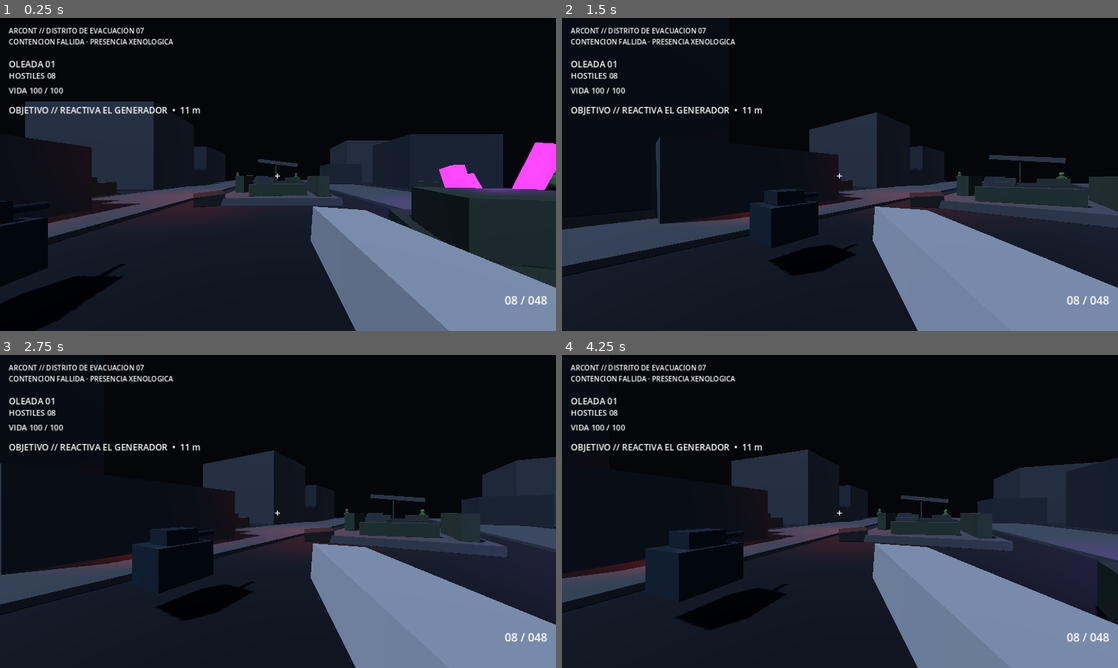
Above: before the commit, frames 1-4 (two rows, left to right).
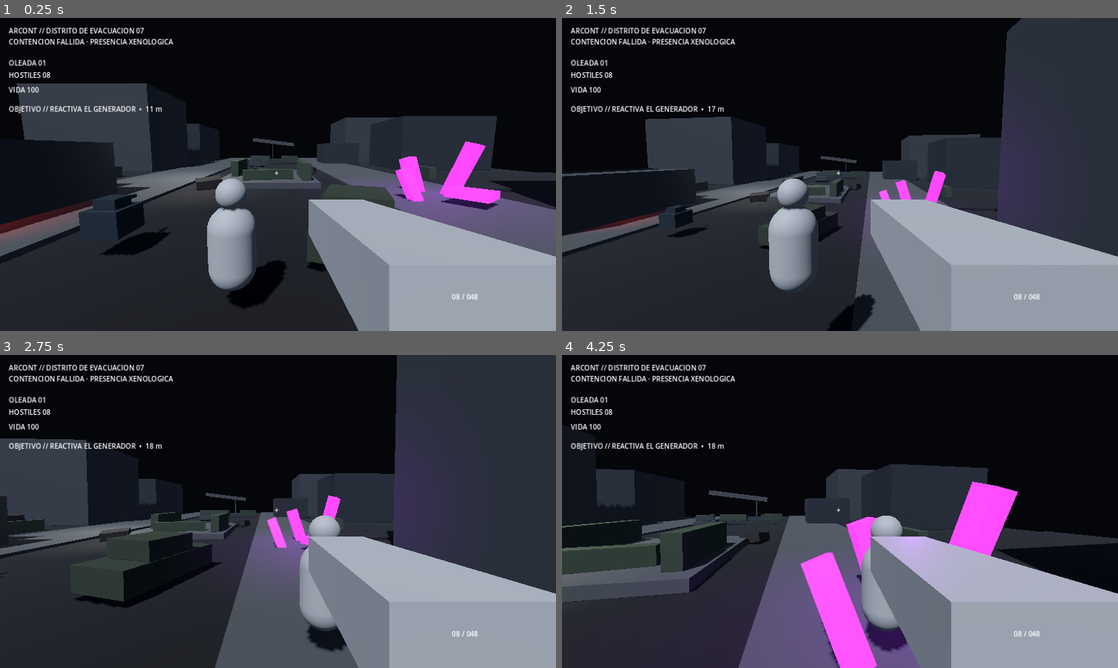
Above: after the commit, the same moments.

Repository: heliossamuelhernandezreyes/Arcont
Game: Godot game, scene res://scenes/main.tscn
The game is run twice, just before and just after one commit, with the same random seed, the same clock (stepped at 60 frames per second) and the same inputs.
Inputs (mouse positions are in pixels of both pictures, inside the frame that each line leads up to):
- Up to frame 1 (0.25 s): no input
- Up to frame 2 (1.5 s): tap Enter at 0.5 s; move the mouse to (962, 158) at 0.52 s; hold D (move_right) 0.53-1.28 s; hold Shift (sprint) 0.53-1.28 s; click (962, 158) at 0.67 s; tap Space (jump) at 0.77 s; move the mouse to (812, 174) at 1.27 s; hold W (move_forward) from 1.28 s (still down); tap C at 1.35 s
- Up to frame 3 (2.75 s): keep holding W (move_forward); tap Space (jump) at 1.52 s; move the mouse to (289, 505) at 2.02 s; tap Q at 2.1 s
- Up to frame 4 (4.25 s): keep holding W (move_forward); move the mouse to (834, 517) at 2.77 s; tap Shift (sprint) at 2.85 s; click (834, 517) at 2.92 s; tap Space (jump) at 3.02, 3.77 s; move the mouse to (878, 514) at 3.52 s; tap C at 3.6 s

The runs differ from the first frame. In frame 1, 39% of the frame differs, in the area x 0-100%, y 13-100%; in frame 2, 43%; in frame 3, 51%, in the area x 0-100%, y 0-100%; in frame 4, 49%.
Error before the commit: Invalid access to property or key 'rotation' on a base object of type 'null instance'. (res://scripts/player.gd:43)
Error after the commit: Invalid access to property or key 'position' on a base object of type 'null instance'. (res://scripts/combat_feedback.gd:26)

Commit message:
feat: third-person shoulder camera and visible operator

Diff:
--- a/scenes/main.tscn
+++ b/scenes/main.tscn
@@ -13,10 +13,14 @@
 [sub_resource type="CapsuleShape3D" id="PlayerShape"]
 radius = 0.4
 height = 1.8
-
+[sub_resource type="CapsuleMesh" id="BodyMesh"]
+radius = 0.38
+height = 1.35
+[sub_resource type="SphereMesh" id="HeadMesh"]
+radius = 0.24
+height = 0.48
 [sub_resource type="BoxMesh" id="GunMesh"]
 size = Vector3(0.28, 0.18, 0.82)
-
 [sub_resource type="Environment" id="Env"]
 background_mode = 1
 background_color = Color(0.018, 0.025, 0.038, 1)
@@ -27,70 +31,65 @@
 fog_light_color = Color(0.15, 0.18, 0.24, 1)
 fog_light_energy = 0.55
 fog_density = 0.012
-fog_height = 0.0
-fog_height_density = 0.06
 
 [node name="Main" type="Node3D"]
 script = ExtResource("2_main")
-
 [node name="PerformanceBudget" type="Node" parent="."]
 script = ExtResource("5_budget")
-
 [node name="CombatFeedback" type="Node" parent="."]
 script = ExtResource("6_feedback")
-
 [node name="UrbanDistrict" type="Node3D" parent="."]
 script = ExtResource("7_environment")
-
 [node name="MissionDirector" type="Node" parent="."]
 script = ExtResource("8_mission")
-
 [node name="WorldEnvironment" type="WorldEnvironment" parent="."]
 environment = SubResource("Env")
-
 [node name="MoonLight" type="DirectionalLight3D" parent="."]
 rotation_degrees = Vector3(-52, -28, 0)
-light_color = Color(0.66, 0.74, 0.88, 1)
 light_energy = 1.05
 shadow_enabled = true
-directional_shadow_max_distance = 55.0
-
 [node name="EmergencyLight" type="OmniLight3D" parent="."]
-position = Vector3(-6.0, 3.5, 5.0)
-light_color = Color(1, 0.12, 0.07, 1)
+position = Vector3(-6,3.5,5)
 light_energy = 1.8
 omni_range = 10.0
-shadow_enabled = false
-
 [node name="Enemies" type="Node3D" parent="."]
-
 [node name="CompanionRobot" parent="." instance=ExtResource("9_robot")]
-position = Vector3(-3.4, 0.2, 17.0)
+position = Vector3(-3.4,0.2,17)
 
 [node name="Player" type="CharacterBody3D" parent="." groups=["player"]]
-position = Vector3(0, 1.05, 19)
+position = Vector3(0,1.05,19)
 script = ExtResource("1_player")
 [node name="Collision" type="CollisionShape3D" parent="Player"]
 shape = SubResource("PlayerShape")
-[node name="Head" type="Node3D" parent="Player"]
-position = Vector3(0, 0.65, 0)
-[node name="Camera3D" type="Camera3D" parent="Player/Head"]
+[node name="BodyVisual" type="Node3D" parent="Player"]
+[node name="Torso" type="MeshInstance3D" parent="Player/BodyVisual"]
+position = Vector3(0,0.15,0)
+mesh = SubResource("BodyMesh")
+[node name="HeadMesh" type="MeshInstance3D" parent="Player/BodyVisual"]
+position = Vector3(0,1.0,0)
+mesh = SubResource("HeadMesh")
+[node name="CoverProbe" type="RayCast3D" parent="Player"]
+position = Vector3(0,0.35,0)
+target_position = Vector3(0,0,-1.0)
+enabled = true
+[node name="CameraRig" type="Node3D" parent="Player"]
+position = Vector3(0,0.75,0)
+[node name="Camera3D" type="Camera3D" parent="Player/CameraRig"]
+position = Vector3(0.72,0.55,3.35)
 current = true
-fov = 78.0
-[node name="Gun" type="MeshInstance3D" parent="Player/Head/Camera3D"]
-position = Vector3(0.32, -0.27, -0.62)
-rotation_degrees = Vector3(0, 0, -4)
+fov = 72.0
+[node name="Gun" type="MeshInstance3D" parent="Player/CameraRig/Camera3D"]
+position = Vector3(0.30,-0.22,-0.72)
 mesh = SubResource("GunMesh")
-[node name="MuzzleFlash" type="OmniLight3D" parent="Player/Head/Camera3D"]
-position = Vector3(0.32, -0.24, -1.04)
+[node name="MuzzleFlash" type="OmniLight3D" parent="Player/CameraRig/Camera3D"]
+position = Vector3(0.30,-0.20,-1.10)
 omni_range = 3.0
 light_energy = 3.4
-shadow_enabled = false
 visible = false
-[node name="RayCast3D" type="RayCast3D" parent="Player/Head/Camera3D"]
-target_position = Vector3(0, 0, -100)
+[node name="RayCast3D" type="RayCast3D" parent="Player/CameraRig/Camera3D"]
+target_position = Vector3(0,0,-100)
 enabled = true
-[node name="Weapon" type="Node" parent="Player/Head/Camera3D"]
+[node name="Weapon" type="Node" parent="Player/CameraRig/Camera3D"]
 script = ExtResource("4_weapon")
 
 [node name="HUD" type="CanvasLayer" parent="."]
@@ -100,15 +99,12 @@
 offset_right = 648.0
 offset_bottom = 375.0
 text = "+"
-theme_override_font_sizes/font_size = 24
 [node name="HitMarker" type="Label" parent="HUD"]
 offset_left = 622.0
 offset_top = 337.0
 offset_right = 658.0
 offset_bottom = 383.0
 text = "×"
-theme_override_font_sizes/font_size = 34
-horizontal_alignment = 1
 visible = false
 [node name="Info" type="Label" parent="HUD"]
 offset_left = 20.0
@@ -122,45 +118,36 @@
 offset_right = 790.0
 offset_bottom = 236.0
 text = "OBJETIVO // REACTIVA EL GENERADOR"
-theme_override_font_sizes/font_size = 20
 [node name="Wave" type="Label" parent="HUD"]
 offset_left = 20.0
 offset_top = 92.0
 offset_right = 240.0
 offset_bottom = 122.0
 text = "OLEADA 01"
-theme_override_font_sizes/font_size = 20
 [node name="Alive" type="Label" parent="HUD"]
 offset_left = 20.0
 offset_top = 120.0
 offset_right = 240.0
 offset_bottom = 150.0
 text = "HOSTILES 08"
-theme_override_font_sizes/font_size = 18
 [node name="Health" type="Label" parent="HUD"]
 offset_left = 20.0
 offset_top = 154.0
 offset_right = 260.0
 offset_bottom = 184.0
 text = "VIDA 100"
-theme_override_font_sizes/font_size = 18
 [node name="Ammo" type="Label" parent="HUD"]
 offset_left = 1040.0
 offset_top = 630.0
 offset_right = 1260.0
 offset_bottom = 675.0
 text = "08 / 048"
-theme_override_font_sizes/font_size = 26
-horizontal_alignment = 2
 [node name="Reload" type="Label" parent="HUD"]
 offset_left = 1020.0
 offset_top = 595.0
 offset_right = 1260.0
 offset_bottom = 625.0
 text = ""
-theme_override_font_sizes/font_size = 17
-horizontal_alignment = 2
-
 [node name="MobileControls" type="Control" parent="HUD"]
 layout_mode = 3
 anchors_preset = 15
Not shown: 1 places in scenes/main.tscn that only renumber resources
